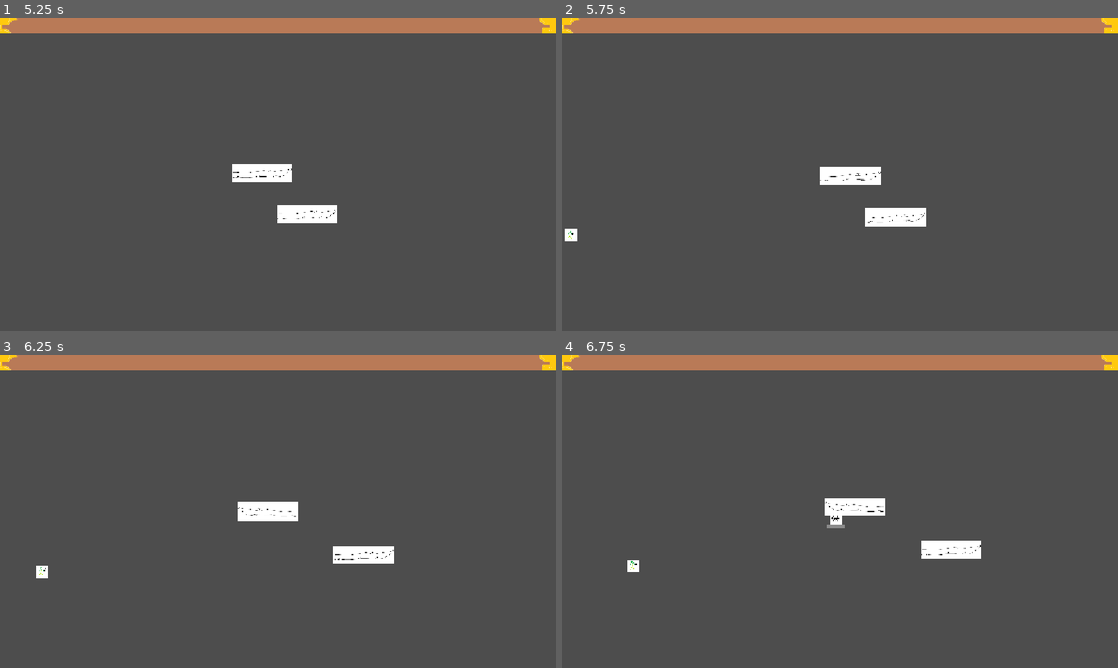
Above: before the commit, frames 1-4 (two rows, left to right).
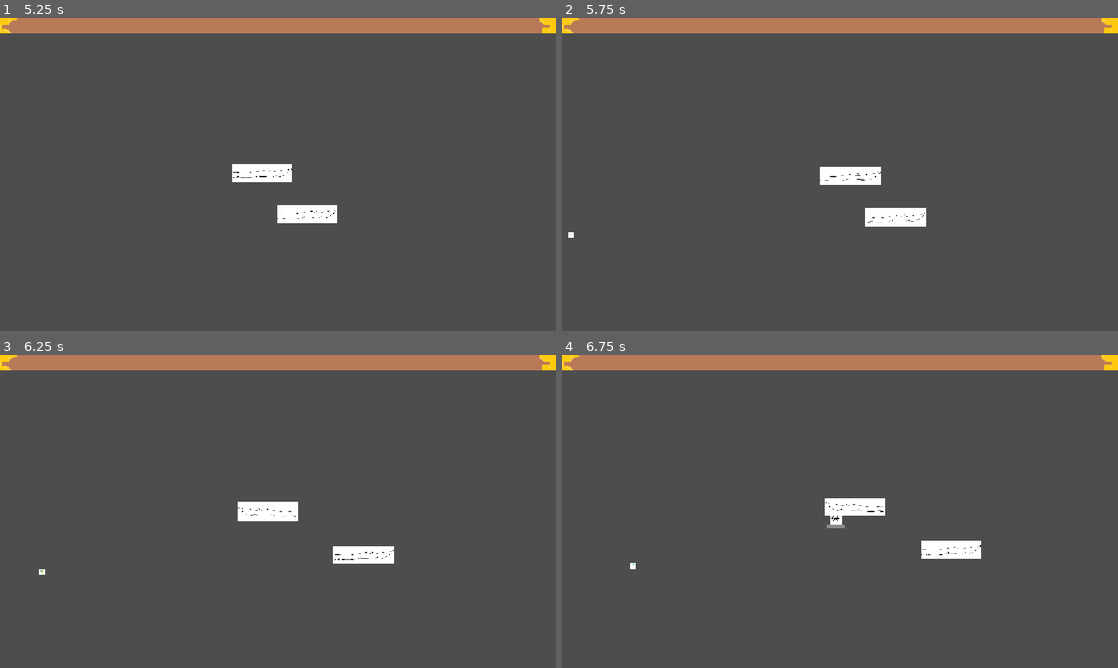
Above: after the commit, the same moments.

Repository: flowerFawn/XP-Based-Leveling
Game: Godot game, scene res://scenes/menu/main_menu.tscn
The game is run twice, just before and just after one commit, with the same random seed, the same clock (stepped at 60 frames per second) and the same inputs. The engine's default icon, where the game draws it, is replaced by a stand-in: a white triangle on a blue panel in a dark square. Sound files missing from this copy of the repository are replaced by a short silence.
Inputs (mouse positions are in pixels of both pictures, inside the frame that each line leads up to):
- Up to frame 1 (5.25 s): click (105, 115) at 0.5 s; click "Learn" at 1.25 s; tap Enter at 2 s; hold D (player_right) 2.03-2.78 s; hold S (player_down) 2.78-3.53 s; hold D (player_right) 3.53-4.28 s; hold W (player_up) 4.28-5.03 s; hold A (player_left) from 5.03 s (still down)
- Up to frame 2 (5.75 s): keep holding A (player_left)
- Up to frame 3 (6.25 s): keep holding A (player_left)
- Up to frame 4 (6.75 s): release A (player_left) at 6.53 s; hold S (player_down) from 6.53 s (still down)

Frame 1 is identical in both runs. In frame 2, less than 0.1% of the frame differs, in the area x 0-3%, y 67-72%; in frame 3, less than 0.1%; in frame 4, less than 0.1%.

Commit message:
enemies turn to face the player

Diff:
--- a/scripts/enemy scripts/base_enemy.gd
+++ b/scripts/enemy scripts/base_enemy.gd
@@ -41,7 +41,10 @@
 
 func update_direction() -> void:
 	current_direction = enemy_type.movement_type.get_enemy_direction(global_position, GameInfo.player_position)
-
+	if global_position.x < GameInfo.player_position.x:
+		node_sprite.flip_h = true
+	else:
+		node_sprite.flip_h = false
 
 #endregion
 #region CONSTRUCTOR
@@ -55,6 +58,8 @@
 	new_enemy_instance.node_sprite = Sprite2D.new()
 	new_enemy_instance.node_sprite.material = ShaderMaterial.new()
 	new_enemy_instance.node_sprite.material.shader = preload("uid://6bjklt2wni63")
+	#this is so the 200x200 pixel sprites by default take up the 100x100 pixel space we want them to
+	new_enemy_instance.node_sprite.scale = Vector2(0.5, 0.5)
 	new_enemy_instance.node_collision = CollisionShape2D.new()
 	new_enemy_instance.add_child(new_enemy_instance.node_sprite)
 	new_enemy_instance.add_child(new_enemy_instance.node_collision)
